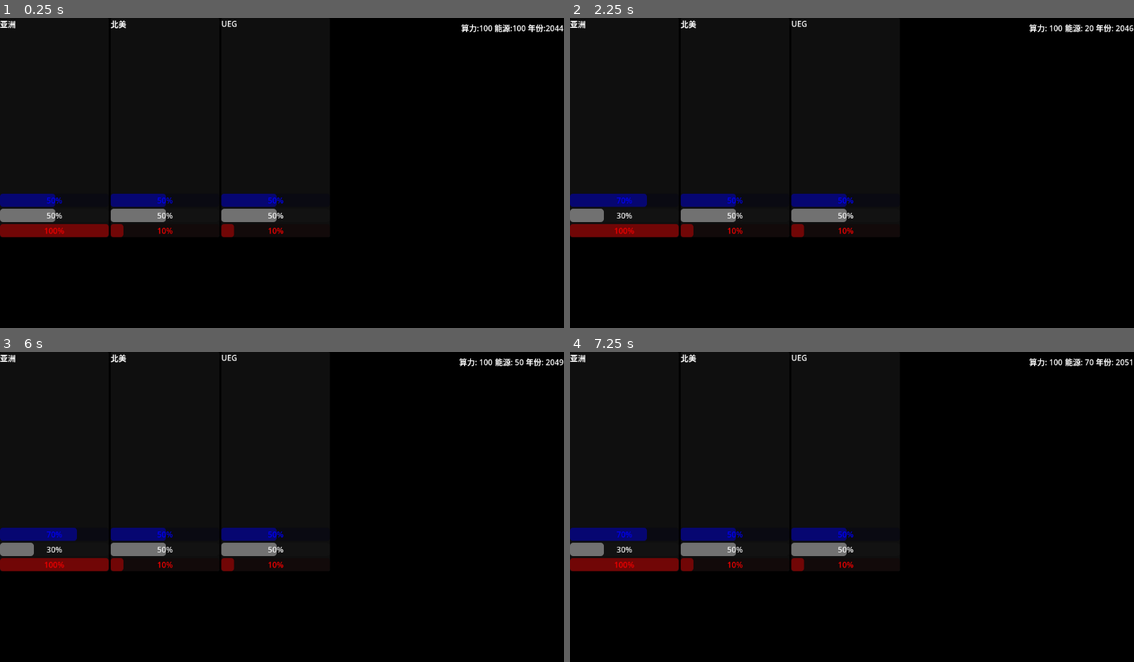
Above: before the commit, frames 1-4 (two rows, left to right).
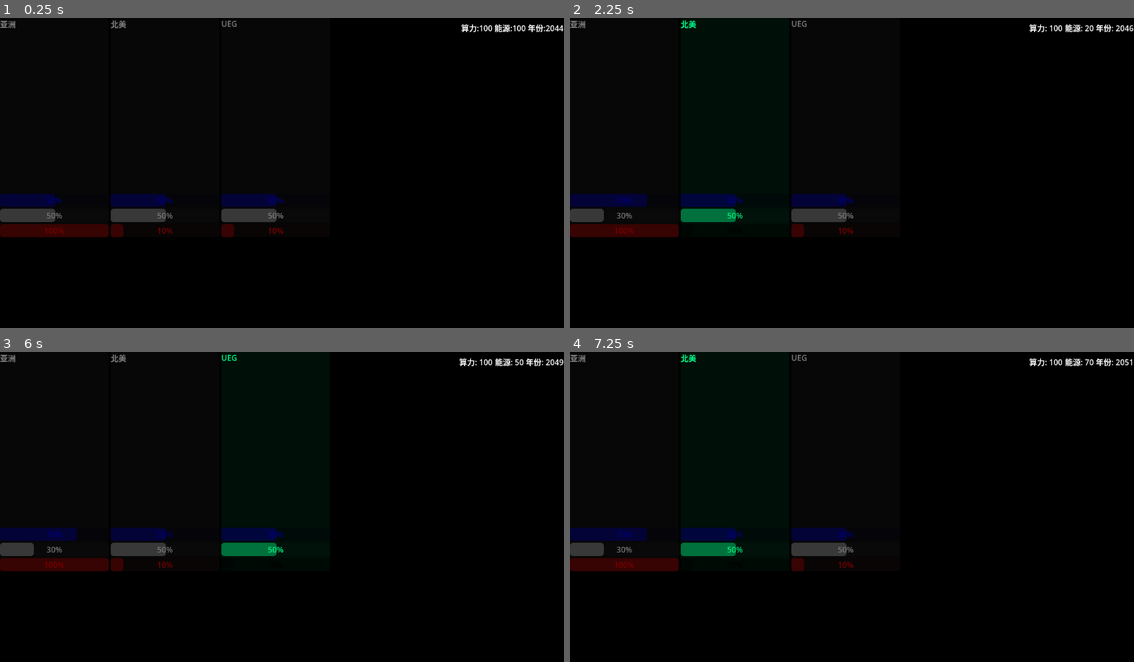
Above: after the commit, the same moments.

Repository: ltzu929/moss
Game: Godot game, scene res://scenes/main_os.tscn
Same seed, same stepped clock (60 frames per second), same inputs: the game is played once before the commit and once after it. The engine's default icon, where the game draws it, is replaced by a stand-in: a white triangle on a blue panel in a dark square.
Inputs (mouse positions are in pixels of both pictures, inside the frame that each line leads up to):
- Up to frame 1 (0.25 s): no input
- Up to frame 2 (2.25 s): tap Enter at 0.5 s; move the mouse to (976, 160) at 0.52 s; click (976, 160) at 0.67 s; tap Space at 1.25 s; move the mouse to (739, 191) at 1.27 s; click (739, 191) at 1.42 s; click "反击" at 2 s
- Up to frame 3 (6 s): tap Enter at 2.75, 4.25 s; move the mouse to (338, 441) at 2.77 s; click (338, 441) at 2.92 s; tap Space at 3.5, 5 s; move the mouse to (253, 575) at 3.52 s; click (253, 575) at 3.67 s; move the mouse to (451, 556) at 4.27 s; click (451, 556) at 4.42 s; move the mouse to (112, 463) at 5.02 s; click (112, 463) at 5.17 s; move the mouse to (310, 510) at 5.77 s; click (310, 510) at 5.92 s
- Up to frame 4 (7.25 s): move the mouse to (767, 432) at 6.52 s; click (767, 432) at 6.67 s

The runs differ from the first frame. In frame 1, 3.8% of the frame differs, in the area x 0-51%, y 0-71%; in frame 2, 3.8%; in frame 3, 3.8%; in frame 4, 3.8%.

Commit message:
feat: 完成MOSS指令系统（阶段二）
实现算力分配和系统接管两个指令：
- 数据驱动设计，CommandData类+配置文件
- 板块选中状态，点击高亮显示
- 冷却机制，每个指令独立冷却
- Tooltip提示，显示不可用原因
- 算力每年恢复5点

Diff:
--- /dev/null
+++ b/data/commands/command_allocate.tres
@@ -0,0 +1,6 @@
+[gd_resource type="Resource" script_class="CommandData" format=3 uid="uid://bl01sd5celd3j"]
+
+[ext_resource type="Script" uid="uid://kmbhcq5yox8i" path="res://scripts/resources/command_data.gd" id="1_8cs2r"]
+
+[resource]
+script = ExtResource("1_8cs2r")
--- /dev/null
+++ b/data/commands/command_takeover.tres
@@ -0,0 +1,6 @@
+[gd_resource type="Resource" script_class="CommandData" format=3 uid="uid://dxpg1jv4vrwuv"]
+
+[ext_resource type="Script" uid="uid://kmbhcq5yox8i" path="res://scripts/resources/command_data.gd" id="1_t1oxr"]
+
+[resource]
+script = ExtResource("1_t1oxr")
--- /dev/null
+++ b/scenes/allocate_popup.tscn
@@ -0,0 +1,33 @@
+[gd_scene format=3 uid="uid://dellv4e6qlqpr"]
+
+[ext_resource type="Script" uid="uid://ddm2s7iv0qrfv" path="res://scripts/ui/allocate_popup.gd" id="1_51q68"]
+
+[node name="AllocatePopup" type="PanelContainer" unique_id=1777844314]
+script = ExtResource("1_51q68")
+
+[node name="AllocateTitle" type="Label" parent="." unique_id=512184389]
+unique_name_in_owner = true
+layout_mode = 2
+
+[node name="AllocateDesc" type="Label" parent="." unique_id=512978559]
+unique_name_in_owner = true
+layout_mode = 2
+
+[node name="VBoxContainer" type="VBoxContainer" parent="." unique_id=359136600]
+layout_mode = 2
+
+[node name="OrderButton" type="Button" parent="VBoxContainer" unique_id=1598295303]
+unique_name_in_owner = true
+layout_mode = 2
+
+[node name="HopeButton" type="Button" parent="VBoxContainer" unique_id=1910157037]
+unique_name_in_owner = true
+layout_mode = 2
+
+[node name="CancelButton" type="Button" parent="VBoxContainer" unique_id=400173149]
+unique_name_in_owner = true
+layout_mode = 2
+
+[connection signal="pressed" from="VBoxContainer/OrderButton" to="." method="_on_order_button_pressed"]
+[connection signal="pressed" from="VBoxContainer/HopeButton" to="." method="_on_hope_button_pressed"]
+[connection signal="pressed" from="VBoxContainer/CancelButton" to="." method="_on_cancel_button_pressed"]
--- /dev/null
+++ b/scenes/command_button.tscn
@@ -0,0 +1,6 @@
+[gd_scene format=3 uid="uid://daun5aawwmnag"]
+
+[ext_resource type="Script" uid="uid://cymghks3vur1j" path="res://scripts/ui/command_button.gd" id="1_lohhn"]
+
+[node name="root" type="Button" unique_id=935664176]
+script = ExtResource("1_lohhn")
--- a/scenes/main_os.tscn
+++ b/scenes/main_os.tscn
@@ -7,9 +7,10 @@
 [ext_resource type="Resource" uid="uid://de5nghry0twj7" path="res://data/sector_asia.tres" id="3_sjuws"]
 [ext_resource type="Resource" uid="uid://c5g8pdsgsa214" path="res://data/sector_na.tres" id="4_lwoul"]
 [ext_resource type="Resource" uid="uid://dthd18iep6jve" path="res://data/sector_ueg.tres" id="5_8e66l"]
+[ext_resource type="PackedScene" uid="uid://dellv4e6qlqpr" path="res://scenes/allocate_popup.tscn" id="9_a8ufc"]
 [ext_resource type="PackedScene" uid="uid://jls1m2vbj8iu" path="res://scenes/event_popup.tscn" id="9_b37nj"]
 
-[node name="MainOS" type="Control"]
+[node name="MainOS" type="Control" unique_id=1064400959]
 layout_mode = 3
 anchors_preset = 15
 anchor_right = 1.0
@@ -19,7 +20,7 @@
 script = ExtResource("1_8e66l")
 all_events = Array[ExtResource("2_0h44u")]([ExtResource("3_b37nj")])
 
-[node name="ColorRect" type="ColorRect" parent="."]
+[node name="ColorRect" type="ColorRect" parent="." unique_id=1465576623]
 layout_mode = 1
 anchors_preset = 15
 anchor_right = 1.0
@@ -28,7 +29,7 @@
 grow_vertical = 2
 color = Color(0, 0, 0, 1)
 
-[node name="SectorInfoContainer" type="HBoxContainer" parent="."]
+[node name="SectorInfoContainer" type="HBoxContainer" parent="." unique_id=1437917960]
 unique_name_in_owner = true
 layout_mode = 1
 anchors_preset = 9
@@ -38,25 +39,25 @@
 grow_vertical = 2
 alignment = 1
 
-[node name="SectorInfoAsia" parent="SectorInfoContainer" instance=ExtResource("2_qcklt")]
+[node name="SectorInfoAsia" parent="SectorInfoContainer" unique_id=845453540 instance=ExtResource("2_qcklt")]
 custom_minimum_size = Vector2(222, 448)
 layout_mode = 2
 data_card = ExtResource("3_sjuws")
 
-[node name="SectorInfoNa" parent="SectorInfoContainer" instance=ExtResource("2_qcklt")]
+[node name="SectorInfoNa" parent="SectorInfoContainer" unique_id=680731091 instance=ExtResource("2_qcklt")]
 custom_minimum_size = Vector2(222, 448)
 layout_mode = 2
 data_card = ExtResource("4_lwoul")
 
-[node name="SectorInfoUeg" parent="SectorInfoContainer" instance=ExtResource("2_qcklt")]
+[node name="SectorInfoUeg" parent="SectorInfoContainer" unique_id=883468909 instance=ExtResource("2_qcklt")]
 custom_minimum_size = Vector2(222, 448)
 layout_mode = 2
 data_card = ExtResource("5_8e66l")
 
-[node name="Timer" type="Timer" parent="."]
+[node name="Timer" type="Timer" parent="." unique_id=984637322]
 autostart = true
 
-[node name="EventPopup" parent="." instance=ExtResource("9_b37nj")]
+[node name="EventPopup" parent="." unique_id=701897754 instance=ExtResource("9_b37nj")]
 unique_name_in_owner = true
 visible = false
 layout_mode = 1
@@ -72,7 +73,7 @@
 grow_horizontal = 2
 grow_vertical = 2
 
-[node name="GlobalResourcesContainer" type="HBoxContainer" parent="."]
+[node name="GlobalResourcesContainer" type="HBoxContainer" parent="." unique_id=768598594]
 unique_name_in_owner = true
 layout_mode = 1
 anchors_preset = 1
@@ -82,19 +83,27 @@
 offset_bottom = 40.0
 grow_horizontal = 0
 
-[node name="ComputationalLabel" type="Label" parent="GlobalResourcesContainer"]
+[node name="ComputationalLabel" type="Label" parent="GlobalResourcesContainer" unique_id=777115127]
 unique_name_in_owner = true
 layout_mode = 2
 text = "算力:100"
 
-[node name="EnergyLabel" type="Label" parent="GlobalResourcesContainer"]
+[node name="EnergyLabel" type="Label" parent="GlobalResourcesContainer" unique_id=1504169730]
 unique_name_in_owner = true
 layout_mode = 2
 text = "能源:100"
 
-[node name="YearLabel" type="Label" parent="GlobalResourcesContainer"]
+[node name="YearLabel" type="Label" parent="GlobalResourcesContainer" unique_id=1488346041]
 unique_name_in_owner = true
 layout_mode = 2
 text = "年份:2044"
 
+[node name="CommandButtonContainer" type="HBoxContainer" parent="." unique_id=107053379]
+layout_mode = 0
+offset_right = 40.0
+offset_bottom = 40.0
+
+[node name="AllocatePopup" parent="." unique_id=1777844314 instance=ExtResource("9_a8ufc")]
+layout_mode = 0
+
 [connection signal="timeout" from="Timer" to="." method="_on_timer_timeout"]
--- a/scripts/resources/sector_info.gd
+++ b/scripts/resources/sector_info.gd
@@ -1,29 +1,92 @@
+class_name SectorInfo
 extends Panel
 
-# --- 插槽：这里专门用来插 .tres 数据卡 ---
-# 这里的 @export var data_card 就像一个插槽
-# 可以在编辑器里把具体的 SectorData 资源文件（比如 sector_asia.tres）拖进去
+# ============================================================
+# 区域一：导出变量
+# ============================================================
+
+## 数据卡插槽，可在编辑器中配置具体板块数据
 @export var data_card: SectorData
 
-# --- 获取界面节点 ---
-# @onready 确保节点在 _ready() 调用前已经准备好
-@onready var title_label = $TitleLabel      # 显示区域名称的标签
-@onready var order_bar = %OrderBar          # 显示秩序值的进度条
-@onready var hope_bar = %HopeBar            # 显示希望值的进度条
-@onready var authority_bar = %AuthorityBar  # 显示控制权的进度条
+# ============================================================
+# 区域二：信号定义
+# ============================================================
 
-func _ready():
+## 板块被点击时发出，用于选中状态
+signal sector_clicked(sector: SectorInfo)
+
+# ============================================================
+# 区域三：常量定义
+# ============================================================
+
+## 选中时的边框颜色
+const SELECTED_COLOR: Color = Color(0.0, 1.0, 0.533, 1.0)  # #00FF88
+
+## 默认边框颜色
+const DEFAULT_COLOR: Color = Color(0.5, 0.5, 0.5, 1.0)
+
+# ============================================================
+# 区域四：状态变量
+# ============================================================
+
+## 是否被选中
+var is_selected: bool = false
+
+# ============================================================
+# 区域五：节点引用
+# ============================================================
+
+@onready var title_label: Label = $TitleLabel
+@onready var order_bar: ProgressBar = %OrderBar
+@onready var hope_bar: ProgressBar = %HopeBar
+@onready var authority_bar: ProgressBar = %AuthorityBar
+
+# ============================================================
+# 区域六：生命周期函数
+# ============================================================
+
+func _ready() -> void:
 	# 如果插槽里有卡，就读取数据
 	if data_card != null:
 		update_display()
+	# 设置默认边框颜色
+	self.modulate = DEFAULT_COLOR
 
-# 刷新显示内容的函数
-# 从 data_card 读取数据并关联到 UI 控件上
-func update_display():
-	# 1. 设置标题文字
+# ============================================================
+# 区域七：显示更新
+# ============================================================
+
+## 刷新显示内容，从 data_card 读取数据并更新UI
+func update_display() -> void:
+	# 设置标题文字
 	title_label.text = data_card.region_name
 
-	# 2. 更新三个核心数值的进度条显示
+	# 更新三个核心数值的进度条显示
 	order_bar.value = data_card.order
 	hope_bar.value = data_card.hope
 	authority_bar.value = data_card.authority
+
+# ============================================================
+# 区域八：选中状态管理
+# ============================================================
+
+## 设置选中状态
+## 参数: value - true为选中，false为取消选中
+func set_selected(value: bool) -> void:
+	is_selected = value
+	if is_selected:
+		self.modulate = SELECTED_COLOR
+	else:
+		self.modulate = DEFAULT_COLOR
+
+# ============================================================
+# 区域九：点击响应
+# ============================================================
+
+## 面板被点击时发出信号
+func _gui_input(event: InputEvent) -> void:
+	if event is InputEventMouseButton:
+		if event.button_index == MOUSE_BUTTON_LEFT and event.pressed:
+			sector_clicked.emit(self)
+			# 阻止事件继续传播
+			accept_event()
--- a/scripts/systems/main_os.gd
+++ b/scripts/systems/main_os.gd
@@ -35,7 +35,20 @@
 var is_game_over: bool = false
 
 # ============================================================
-# 区域三：信号定义
+# 区域三：指令系统状态
+# ============================================================
+
+## 当前选中的板块
+var selected_sector: SectorInfo = null
+
+## 各指令冷却剩余年数 {"算力分配": 0, "系统接管": 2}
+var command_cooldowns: Dictionary = {}
+
+## 可用指令列表（从磁盘加载）
+var available_commands: Array[CommandData] = []
+
+# ============================================================
+# 区域四：信号定义
 # ============================================================
 
 ## 游戏结束信号
@@ -44,7 +57,7 @@
 signal game_ended(result: String, message: String)
 
 # ============================================================
-# 区域四：生命周期函数
+# 区域五：生命周期函数
 # ============================================================
 
 func _ready() -> void:
@@ -52,8 +65,18 @@
 	all_events.clear()
 	load_events_from_disk()
 
-# ============================================================
-# 区域五：事件加载系统
+	# 初始化指令列表
+	available_commands.clear()
+	load_commands_from_disk()
+
+	# 连接所有板块的点击信号
+	connect_sector_signals()
+
+	# 初始化指令按钮
+	setup_command_buttons()
+
+# ============================================================
+# 区域六：事件加载系统
 # ============================================================
 
 ## 从硬盘目录加载所有事件资源文件
@@ -83,7 +106,119 @@
 		file_name = dir.get_next()
 
 # ============================================================
-# 区域六：时间推进系统
+# 区域七：指令加载系统
+# ============================================================
+
+## 从硬盘目录加载所有指令资源文件
+## 自动扫描 res://data/commands/ 下的 .tres 文件
+func load_commands_from_disk() -> void:
+	var path := "res://data/commands/"
+	var dir := DirAccess.open(path)
+
+	if not dir:
+		push_warning("指令目录不存在: " + path)
+		return
+
+	dir.list_dir_begin()
+	var file_name := dir.get_next()
+
+	while file_name != "":
+		if not dir.current_is_dir() and file_name.ends_with(".tres"):
+			var cmd := load(path + file_name)
+
+			if cmd is CommandData:
+				available_commands.append(cmd)
+				# 初始化冷却状态为0
+				command_cooldowns[cmd.command_name] = 0
+
+		file_name = dir.get_next()
+
+# ============================================================
+# 区域八：板块选中管理
+# ============================================================
+
+## 连接所有板块的点击信号
+func connect_sector_signals() -> void:
+	var sectors := %SectorInfoContainer.get_children()
+	for sector in sectors:
+		if sector.get("sector_clicked") != null:
+			sector.sector_clicked.connect(_on_sector_clicked)
+
+## 设置选中板块
+## 参数: sector - 被点击的板块节点
+func select_sector(sector: SectorInfo) -> void:
+	# 取消之前的选中
+	if selected_sector != null:
+		selected_sector.set_selected(false)
+
+	# 设置新选中
+	selected_sector = sector
+	selected_sector.set_selected(true)
+
+## 取消选中状态
+func deselect_sector() -> void:
+	if selected_sector != null:
+		selected_sector.set_selected(false)
+		selected_sector = null
+
+## 板块点击回调 - 连接到SectorInfo的sector_clicked信号
+func _on_sector_clicked(sector: SectorInfo) -> void:
+	select_sector(sector)
+
+# ============================================================
+# 区域九：冷却系统
+# ============================================================
+
+## 每年更新冷却状态
+## 减少所有指令的冷却计数（最小为0）
+func update_cooldowns() -> void:
+	for cmd_name in command_cooldowns.keys():
+		if command_cooldowns[cmd_name] > 0:
+			command_cooldowns[cmd_name] -= 1
+
+## 检查指令是否可用（冷却、资源、选中状态）
+## 参数: cmd - 指令数据
+## 返回: true表示可执行
+func is_command_available(cmd: CommandData) -> bool:
+	# 检查选中状态
+	if selected_sector == null:
+		return false
+
+	# 检查冷却
+	if command_cooldowns.get(cmd.command_name, 0) > 0:
+		return false
+
+	# 检查算力
+	if current_cpu < cmd.cpu_cost:
+		return false
+
+	# 检查能源
+	if current_energy < cmd.energy_cost:
+		return false
+
+	return true
+
+## 获取指令不可用的原因（用于tooltip）
+## 参数: cmd - 指令数据
+## 返回: 不可用原因字符串，可用时返回空字符串
+func get_command_unavailable_reason(cmd: CommandData) -> String:
+	if selected_sector == null:
+		return "请先选择板块"
+
+	var cooldown: int = command_cooldowns.get(cmd.command_name, 0)
+	if cooldown > 0:
+		return "冷却中（剩余%d年）" % cooldown
+
+	if current_cpu < cmd.cpu_cost:
+		return "算力不足（需要%d）" % cmd.cpu_cost
+
+	if current_energy < cmd.energy_cost:
+		return "能源不足（需要%d）" % cmd.energy_cost
+
+	return ""
+
+# ============================================================
+# 区域十：时间推进系统
 # ============================================================
 
 ## 计时器回调函数 - 游戏核心循环
@@ -126,7 +261,11 @@
 	# === 第二步：时间推进 ===
 	current_year += 1
 	current_energy += 10  # 每年能源自然恢复
+	current_cpu += 5      # 每年算力恢复5点
+	current_cpu = mini(current_cpu, 100)  # 算力上限100
+	update_cooldowns()    # 更新指令冷却
 	update_global_resource_ui()
+	update_command_buttons()  # 更新指令按钮状态
 
 	# === 第三步：胜负判定 ===
 	check_game_end()
@@ -307,3 +446,118 @@
 
 	# 恢复时间流动
 	$Timer.start()
+
+# ============================================================
+# 区域十一：指令执行系统
+# ============================================================
+
+## 执行指令
+## 参数: cmd - 指令数据
+## 返回: true表示执行成功
+func execute_command(cmd: CommandData) -> bool:
+	if not is_command_available(cmd):
+		return false
+
+	# 消耗资源
+	current_cpu -= cmd.cpu_cost
+	current_energy -= cmd.energy_cost
+
+	# 启动冷却
+	command_cooldowns[cmd.command_name] = cmd.cooldown_years
+
+	# 刷新资源UI
+	update_global_resource_ui()
+
+	return true
+
+## 应用指令效果到选中板块
+## 参数: cmd - 指令数据
+##       effect_type - 对于算力分配，"order"或"hope"
+func apply_command_effect(cmd: CommandData, effect_type: String = "") -> void:
+	if selected_sector == null:
+		return
+
+	# 应用效果
+	if cmd.is_allocate_type:
+		# 算力分配根据选择决定效果
+		if effect_type == "order":
+			selected_sector.data_card.order += cmd.order_delta
+		elif effect_type == "hope":
+			selected_sector.data_card.hope += cmd.hope_delta
+	else:
+		# 其他指令直接应用所有效果
+		selected_sector.data_card.order += cmd.order_delta
+		selected_sector.data_card.hope += cmd.hope_delta
+		selected_sector.data_card.authority += cmd.authority_delta
+
+	# 限制数值范围
+	selected_sector.data_card.clamp_values()
+
+	# 刷新板块显示
+	selected_sector.update_display()
+
+## 指令按钮点击回调
+## 参数: cmd - 指令数据
+func _on_command_button_pressed(cmd: CommandData) -> void:
+	if not is_command_available(cmd):
+		return
+
+	if cmd.is_allocate_type:
+		# 算力分配需要弹出选择窗口
+		$Timer.stop()
+		%AllocatePopup.popup_allocate(cmd, selected_sector.data_card.region_name)
+		var choice: String = await %AllocatePopup.choice_selected
+		if choice != "":
+			execute_command(cmd)
+			apply_command_effect(cmd, choice)
+		$Timer.start()
+	else:
+		# 其他指令直接执行
+		execute_command(cmd)
+		apply_command_effect(cmd)
+
+# ============================================================
+# 区域十二：指令按钮管理
+# ============================================================
+
+## 初始化指令按钮容器中的所有按钮
+func setup_command_buttons() -> void:
+	var button_container: HBoxContainer = %CommandButtonContainer
+
+	if button_container == null:
+		push_error("找不到CommandButtonContainer")
+		return
+
+	# 清空现有按钮
+	for child in button_container.get_children():
+		child.queue_free()
+
+	# 为每个指令创建按钮
+	for cmd in available_commands:
+		var button_scene := load("res://scenes/command_button.tscn")
+		var button: Button = button_scene.instantiate()
+
+		# 配置按钮
+		button.setup(cmd)
+		button.cooldowns_ref = command_cooldowns
+
+		# 连接点击信号
+		button.command_pressed.connect(_on_command_button_pressed)
+
+		# 添加到容器
+		button_container.add_child(button)
+
+## 更新所有指令按钮状态
+func update_command_buttons() -> void:
+	var button_container: HBoxContainer = %CommandButtonContainer
+
+	if button_container == null:
+		return
+
+	for button in button_container.get_children():
+		if button.get("update_state") != null:
+			# 更新按钮的状态变量
+			button.current_cpu = current_cpu
+			button.current_energy = current_energy
+			button.has_selected_sector = (selected_sector != null)
+			button.update_state()
--- /dev/null
+++ b/scripts/ui/allocate_popup.gd
@@ -0,0 +1,49 @@
+## 算力分配选择弹窗 - 让玩家选择提升秩序或希望
+class_name AllocatePopup
+extends PanelContainer
+
+# ============================================================
+# 区域一：信号定义
+# ============================================================
+
+## 玩家选择后发出，"order"表示秩序，"hope"表示希望，空字符串表示取消
+signal choice_selected(choice: String)
+
+# ============================================================
+# 区域二：生命周期函数
+# ============================================================
+
+func _ready() -> void:
+	hide()
+
+# ============================================================
+# 区域三：弹窗显示
+# ============================================================
+
+## 显示算力分配选择弹窗
+## 参数: cmd - 指令数据
+##       region_name - 目标板块名称
+func popup_allocate(cmd: CommandData, region_name: String) -> void:
+	%AllocateTitle.text = "算力分配 - " + region_name
+	%AllocateDesc.text = cmd.description + "\n请选择要提升的属性："
+
+	%OrderButton.text = "提升秩序 (+%d)" % cmd.order_delta
+	%HopeButton.text = "提升希望 (+%d)" % cmd.hope_delta
+
+	show()
+
+# ============================================================
+# 区域四：按钮回调
+# ============================================================
+
+func _on_order_button_pressed() -> void:
+	choice_selected.emit("order")
+	hide()
+
+func _on_hope_button_pressed() -> void:
+	choice_selected.emit("hope")
+	hide()
+
+func _on_cancel_button_pressed() -> void:
+	choice_selected.emit("")
+	hide()
--- /dev/null
+++ b/scripts/ui/command_button.gd
@@ -0,0 +1,97 @@
+## 指令按钮组件 - 显示单个MOSS指令按钮
+## 负责按钮状态更新和点击响应
+class_name CommandButton
+extends Button
+
+# ============================================================
+# 区域一：信号定义
+# ============================================================
+
+## 按钮被点击时发出，携带指令数据
+signal command_pressed(cmd: CommandData)
+
+# ============================================================
+# 区域二：状态变量
+# ============================================================
+
+## 关联的指令数据
+var command_data: CommandData = null
+
+## 引用main_os的冷却字典（由main_os设置）
+var cooldowns_ref: Dictionary = {}
+
+## 当前算力值（由main_os设置）
+var current_cpu: int = 0
+
+## 当前能源值（由main_os设置）
+var current_energy: int = 0
+
+## 是否有选中板块（由main_os设置）
+var has_selected_sector: bool = false
+
+# ============================================================
+# 区域三：生命周期函数
+# ============================================================
+
+func _ready() -> void:
+	if command_data != null:
+		text = command_data.command_name
+		update_state()
+
+# ============================================================
+# 区域四：状态更新
+# ============================================================
+
+## 更新按钮可用状态和tooltip
+func update_state() -> void:
+	if command_data == null:
+		return
+
+	# 检查选中状态
+	if not has_selected_sector:
+		disabled = true
+		tooltip_text = "请先选择板块"
+		return
+
+	# 检查冷却
+	var cooldown: int = cooldowns_ref.get(command_data.command_name, 0)
+	if cooldown > 0:
+		disabled = true
+		tooltip_text = "冷却中（剩余%d年）" % cooldown
+		return
+
+	# 检查算力
+	if current_cpu < command_data.cpu_cost:
+		disabled = true
+		tooltip_text = "算力不足（需要%d）" % command_data.cpu_cost
+		return
+
+	# 检查能源
+	if current_energy < command_data.energy_cost:
+		disabled = true
+		tooltip_text = "能源不足（需要%d）" % command_data.energy_cost
+		return
+
+	# 可用状态
+	disabled = false
+	if command_data.energy_cost > 0:
+		tooltip_text = "消耗: %d算力 %d能源" % [command_data.cpu_cost, command_data.energy_cost]
+	else:
+		tooltip_text = "消耗: %d算力" % command_data.cpu_cost
+
+# ============================================================
+# 区域五：点击响应
+# ============================================================
+
+func _pressed() -> void:
+	if command_data != null and not disabled:
+		command_pressed.emit(command_data)
+
+# ============================================================
+# 区域六：配置函数
+# ============================================================
+
+## 设置指令数据（创建时调用）
+func setup(cmd: CommandData) -> void:
+	command_data = cmd
+	text = cmd.command_name
Not shown: 1 places in scenes/main_os.tscn that only renumber resources
Not shown, added: scripts/resources/command_data.gd.uid
Not shown, added: scripts/ui/allocate_popup.gd.uid
Not shown, added: scripts/ui/command_button.gd.uid
Not shown, changed: CLAUDE.md
